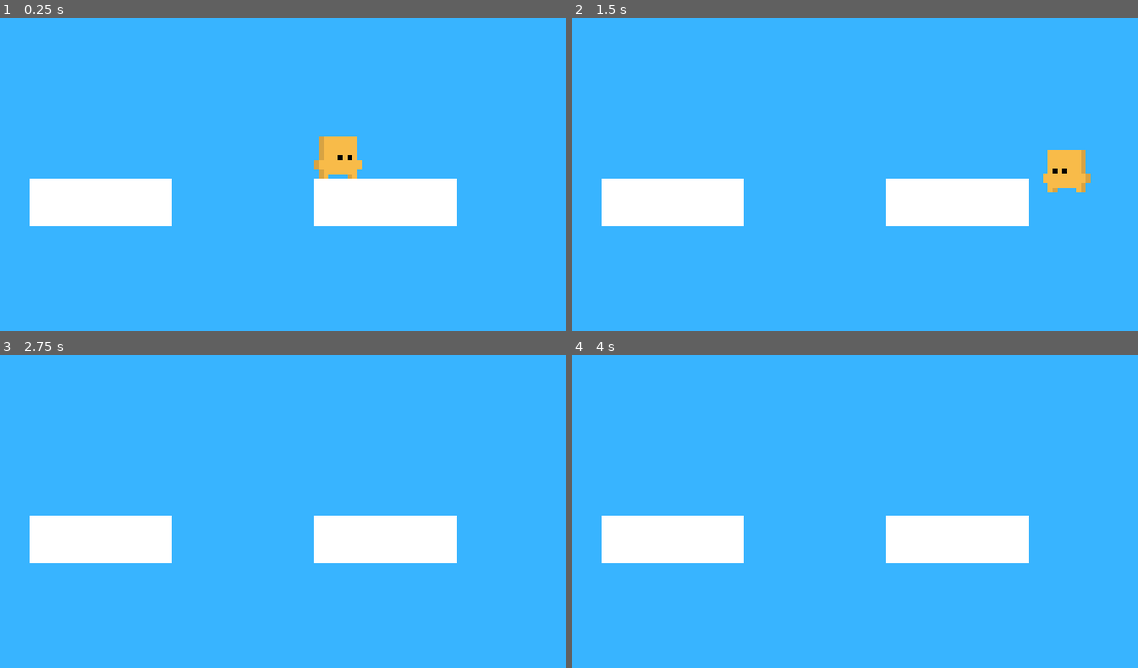
Above: before the commit, frames 1-4 (two rows, left to right).
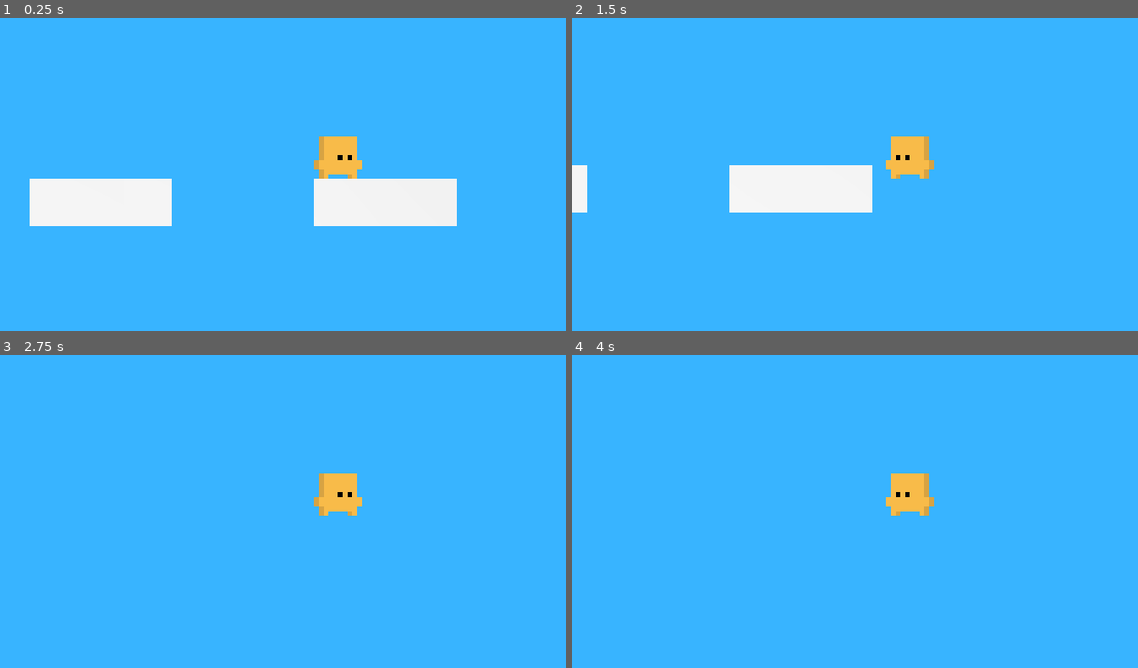
Above: after the commit, the same moments.

Repository: Nhoque3786/cubicalprototype
Game: Godot game, scene res://Resources/Levels/test/PlayerTest.tscn
Same seed, same stepped clock (60 frames per second), same inputs: the game is played once before the commit and once after it.
Inputs:
- Up to frame 1 (0.25 s): no input
- Up to frame 2 (1.5 s): tap Enter at 0.5 s; hold Right (move_right) 0.53-1.28 s; tap Up (jump) at 0.77 s; hold Left (move_left) from 1.28 s (still down)
- Up to frame 3 (2.75 s): tap Up (jump) at 1.52 s; release Left (move_left) at 2.03 s; hold Right (move_right) from 2.03 s (still down)
- Up to frame 4 (4 s): tap Space at 2.75 s; tap Up (jump) at 3.02, 3.77 s; tap Enter at 3.5 s; release Right (move_right) at 3.53 s; hold Left (move_left) from 3.53 s (still down)

The runs differ from the first frame. In frame 2, 13% of the frame differs, in the area x 0-92%, y 37-67%; in frame 3, 8.5%; in frame 4, 8.5%.

Commit message:
Camera re-implemented

Diff:
--- a/Resources/Levels/test/PlayerTest.tscn
+++ b/Resources/Levels/test/PlayerTest.tscn
@@ -1,7 +1,8 @@
-[gd_scene load_steps=24 format=3 uid="uid://kmhowcpen55l"]
+[gd_scene load_steps=25 format=3 uid="uid://kmhowcpen55l"]
 
 [ext_resource type="Texture2D" uid="uid://ckpurs7554hni" path="res://Resources/Sprites/cubic/cubic.png" id="1_wdw13"]
 [ext_resource type="Script" uid="uid://dcm7sxema2bw5" path="res://Resources/Scripts/Player/Player.gd" id="2_l7y46"]
+[ext_resource type="Script" uid="uid://de0pf52brxmoj" path="res://Resources/Scripts/Player/camera.gd" id="4_l7y46"]
 [ext_resource type="Script" uid="uid://cw82cr8k5myb8" path="res://Resources/Scripts/core/hyprcube.gd" id="4_vxpuc"]
 
 [sub_resource type="BoxMesh" id="BoxMesh_xyahh"]
@@ -279,10 +280,13 @@
 [node name="Hyprcube" type="Node" parent="."]
 script = ExtResource("4_vxpuc")
 
-[node name="Camera" type="Camera3D" parent="."]
+[node name="Camera" type="Camera3D" parent="." node_paths=PackedStringArray("thing")]
 transform = Transform3D(1, 0, 0, 0, 1, 0, 0, 0, 1, 0, 1.2961738, 8.033447)
 projection = 1
 fov = 81.56249
 size = 8.0
+script = ExtResource("4_l7y46")
+thing = NodePath("../Level/Cubic")
 
 [node name="DirectionalLight3D" type="DirectionalLight3D" parent="Camera"]
+transform = Transform3D(0.49999997, -0.61237246, 0.61237246, -3.090862e-08, 0.7071068, 0.7071068, -0.8660254, -0.3535534, 0.35355335, 7, 4, -5)
--- /dev/null
+++ b/Resources/Scripts/Player/camera.gd
@@ -0,0 +1,23 @@
+extends Camera3D
+
+@export var thing : CharacterBody3D = null
+@export var angle : float = 0.0
+@export var radius : float = 3.8
+@export var height : float = 0.0
+
+func _ready() -> void:
+	set_projection(Camera3D.PROJECTION_ORTHOGONAL)
+	if thing == null:
+		print("No camera target, focusing on origin instead!")
+		return
+
+func _process(_delta: float) -> void:
+	if thing == null:
+		return
+
+	var rad = deg_to_rad(angle)
+	var offset =Vector3(sin(rad), height, cos(rad)) * radius
+	global_position = thing.global_position + offset
+
+	look_at(thing.global_position, Vector3.UP)
+	return
Not shown, added: Resources/Scripts/Player/camera.gd.uid
Not shown, removed: TODO.md
